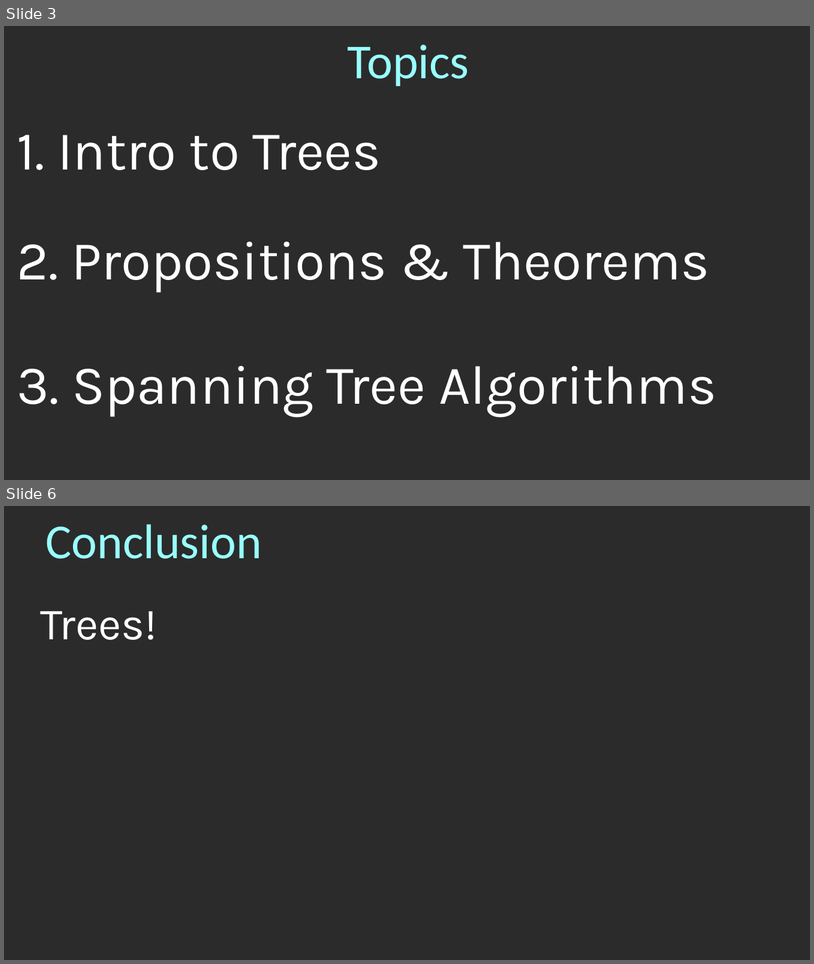
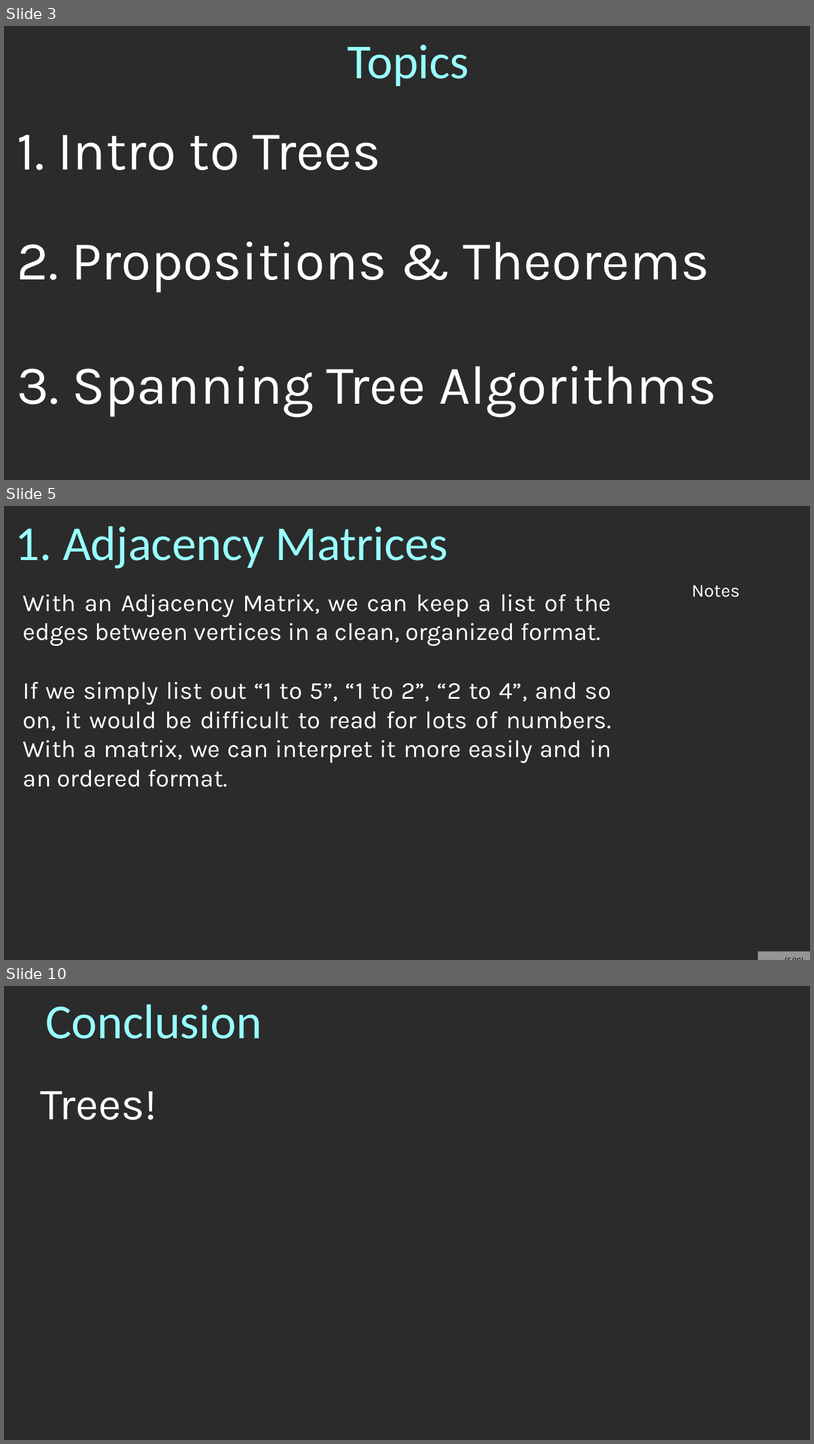
Before and after one commit to nguyenchithien/CS211-Discrete-Structures-II, a slide deck: Lectures/Lecture 7.4.odp. Shown one above the other, each under a label of ours: slides 3 and 6 before the commit, slides 3, 5 and 10 after it; the slides between them are not shown. The pictures are 814x964 and 814x1444 pixels, drawn with LibreOffice and Linux fonts; fonts in the diff are those of the drawing; background and template pictures are left out; a plain dark background stands for a picture behind light text. Boxes give left, top, right and bottom in pixels: in the first picture for what was removed or moved away, otherwise in the second. Text is boxed around its words. In the diff, an @@ line names an element or a change of style, - is before the commit and + after.

```diff
--- a/Lectures/Lecture 7.4.odp
+++ b/Lectures/Lecture 7.4.odp
@@ slide 5 added at [4, 506, 810, 960], background picture (left out) @@
@@ title added at [15, 526, 449, 568], 48 pt, text #99FFFF @@
+1. Adjacency Matrices
@@ text added at [23, 594, 612, 787], 24 pt, text #FFFFFF @@
+With an Adjacency Matrix, we can keep a list of the edges between vertices in a clean, organized format.
+If we simply list out “1 to 5”, “1 to 2”, “2 to 4”, and so on, it would be difficult to read for lots of numbers. With a matrix, we can interpret it more easily and in an ordered format.
@@ text added at [692, 585, 741, 597], 18 pt, text #FFFFFF @@
+Notes
@@ page number added at [758, 951, 810, 960], fill #FFFFFF at 50% opacity, 8 pt, text #000000, italic @@
+(5/10)
@@ what was slide 6 is now slide 10 @@
```
Also in this commit, not shown: 1 slide changed, 5 other slides added, 2 slides removed.
